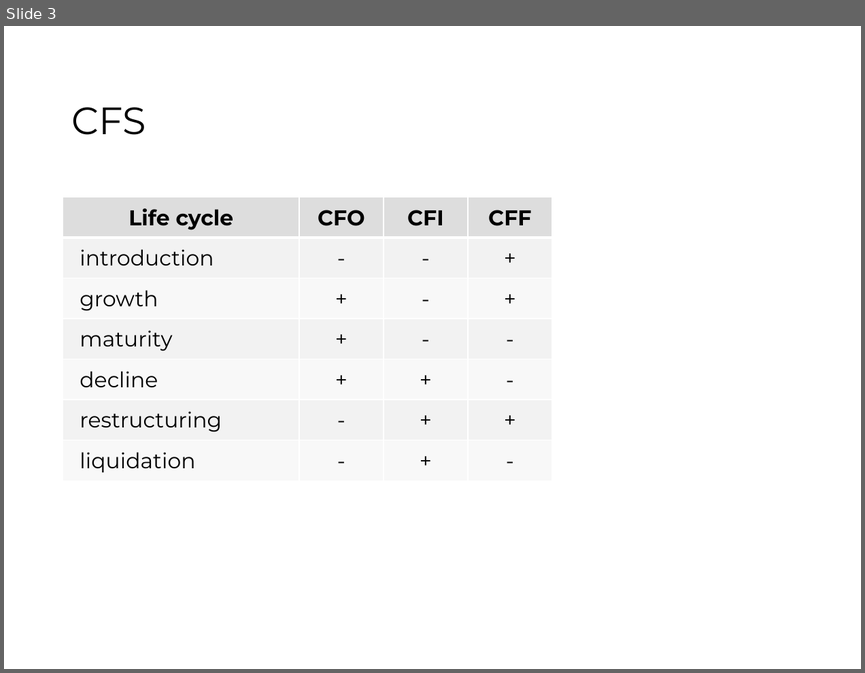
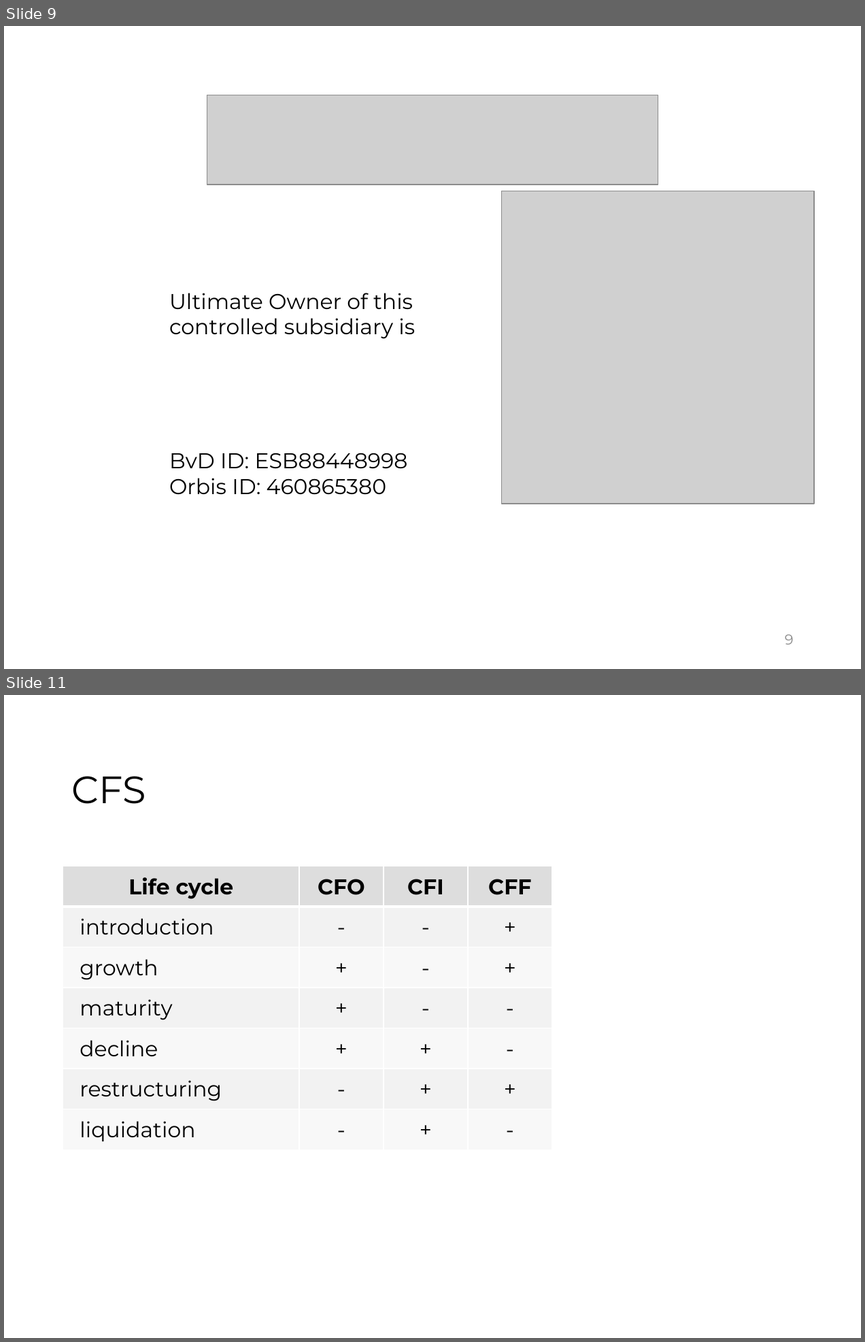
Before and after one commit to jorgegallud-boop/FSA, a slide deck: source-pptx/05.pptx. Shown one above the other, each under a label of ours: slide 3 before the commit, slides 9 and 11 after it; the slides between them are not shown. The pictures are 865x673 and 865x1342 pixels, drawn with LibreOffice and Linux fonts; fonts in the diff are those of the drawing; grey boxes stand for pictures. Boxes give left, top, right and bottom in pixels: in the first picture for what was removed or moved away, otherwise in the second. Text is boxed around its words. In the diff, an @@ line names an element or a change of style, - is before the commit and + after.

```diff
--- a/source-pptx/05.pptx
+++ b/source-pptx/05.pptx
@@ slide 9 added at (4, 26, 861, 669), background #FFFFFF @@
@@ picture added at (207, 95, 657, 184) @@
@@ picture added at (502, 191, 815, 504) @@
@@ text added at (169, 293, 415, 339), 18 pt, text #000000 @@
+Ultimate Owner of this controlled subsidiary is
@@ text added at (169, 452, 408, 495), 18 pt, text #000000 @@
+BvD ID: ESB88448998
+Orbis ID: 460865380
@@ page number added at (785, 634, 793, 644), 12 pt, text #8C8C8C @@
+9
@@ what was slide 3 is now slide 11 @@
```
Also in this commit, not shown: 2 slides changed, 18 other slides added, 11 other files.
